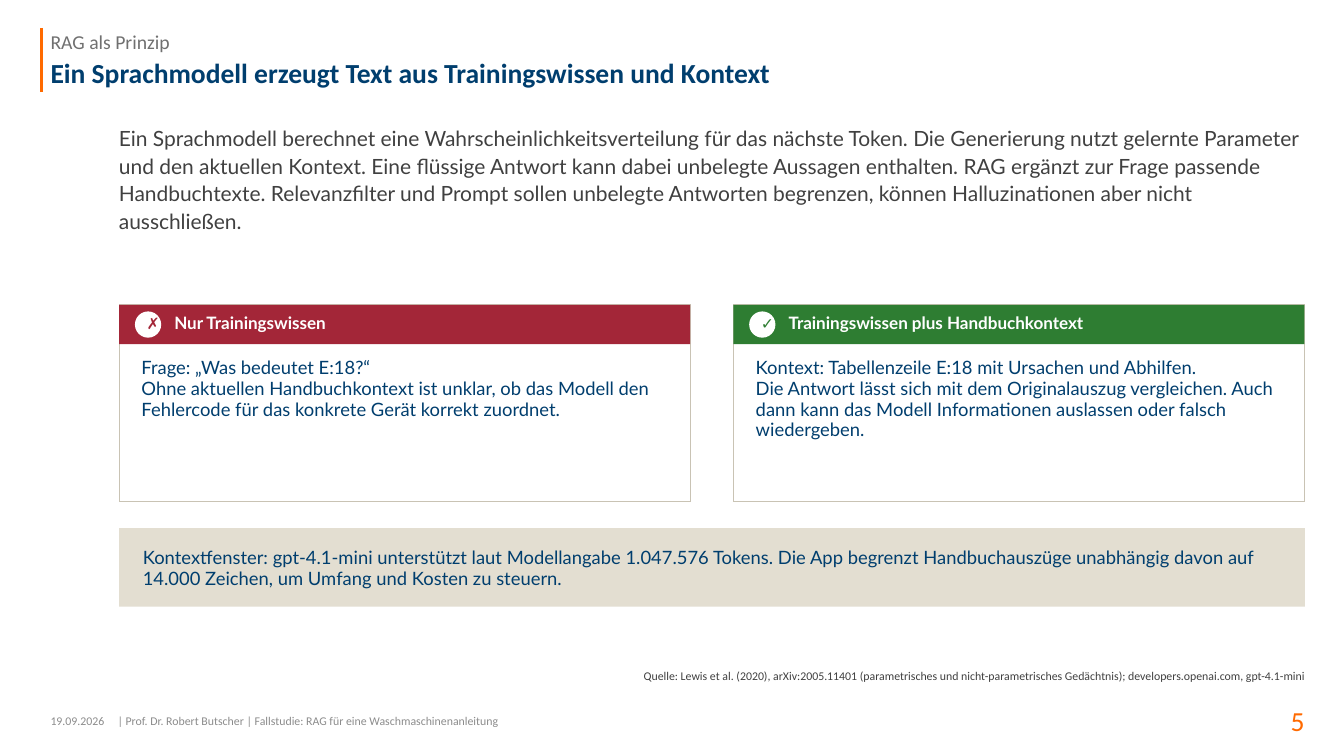
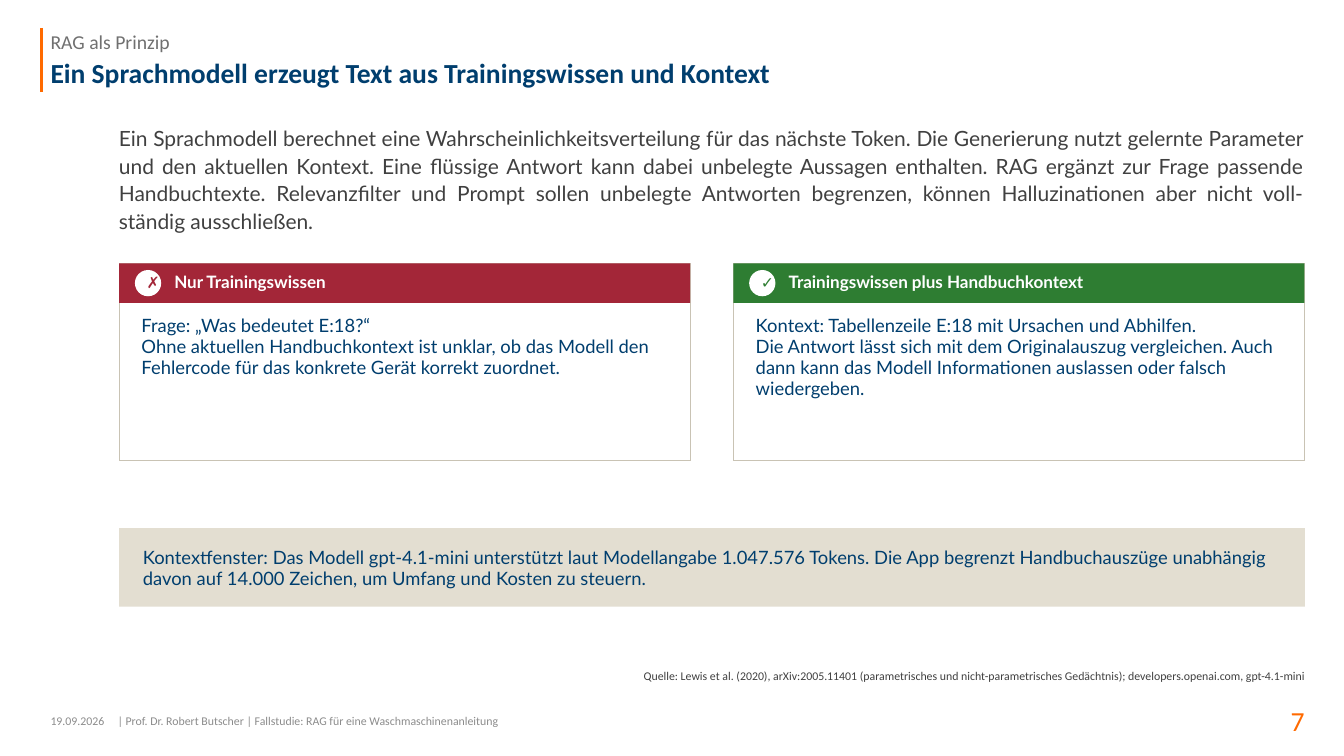
Before and after one commit to swrobuts/SiemensWashingMachineTroubleShooting_LocalLLM, a slide deck: slide 7 of docs/slides/RAG_Waschmaschine_Dokumentation.pptx (slide 5 before the commit). Drawn at 1344x756 pixels with LibreOffice and Linux fonts; fonts in the diff are those of the drawing; background and template pictures are left out. Boxes give left, top, right and bottom in pixels: in the first picture for what was removed or moved away, otherwise in the second. Text is boxed around its words. In the diff, an @@ line names an element or a change of style, - is before the commit and + after.

```diff
--- a/docs/slides/RAG_Waschmaschine_Dokumentation.pptx
+++ b/docs/slides/RAG_Waschmaschine_Dokumentation.pptx
@@ text at box(119, 130, 1304, 233): text changed @@
-Ein Sprachmodell berechnet eine Wahrscheinlichkeitsverteilung für das nächste Token. Die Generierung nutzt gelernte Parameter und den aktuellen Kontext. Eine flüssige Antwort kann dabei unbelegte Aussagen enthalten. RAG ergänzt zur Frage passende Handbuchtexte. Relevanzfilter und Prompt sollen unbelegte Antworten begrenzen, können Halluzinationen aber nicht ausschließen.
+Ein Sprachmodell berechnet eine Wahrscheinlichkeitsverteilung für das nächste Token. Die Generierung nutzt gelernte Parameter und den aktuellen Kontext. Eine flüssige Antwort kann dabei unbelegte Aussagen enthalten. RAG ergänzt zur Frage passende Handbuchtexte. Relevanzfilter und Prompt sollen unbelegte Antworten begrenzen, können Halluzinationen aber nicht voll-ständig ausschließen.
@@ 4 texts, 4 rectangles, 2 ellipses: place and size @@
-4 texts, 4 rectangles, 2 ellipses at box(119, 305, 1304, 502)
+4 texts, 4 rectangles, 2 ellipses at box(119, 264, 1304, 460)
@@ text at box(143, 550, 1266, 589): text changed @@
-Kontextfenster: gpt-4.1-mini unterstützt laut Modellangabe 1.047.576 Tokens. Die App begrenzt Handbuchauszüge unabhängig davon auf 14.000 Zeichen, um Umfang und Kosten zu steuern.
+Kontextfenster: Das Modell gpt-4.1-mini unterstützt laut Modellangabe 1.047.576 Tokens. Die App begrenzt Handbuchauszüge unabhängig davon auf 14.000 Zeichen, um Umfang und Kosten zu steuern.
@@ page number at box(1291, 713, 1305, 731): text changed @@
-5
+7
```
Also in this commit, not shown: 57 other slides changed, 2 slides added.
